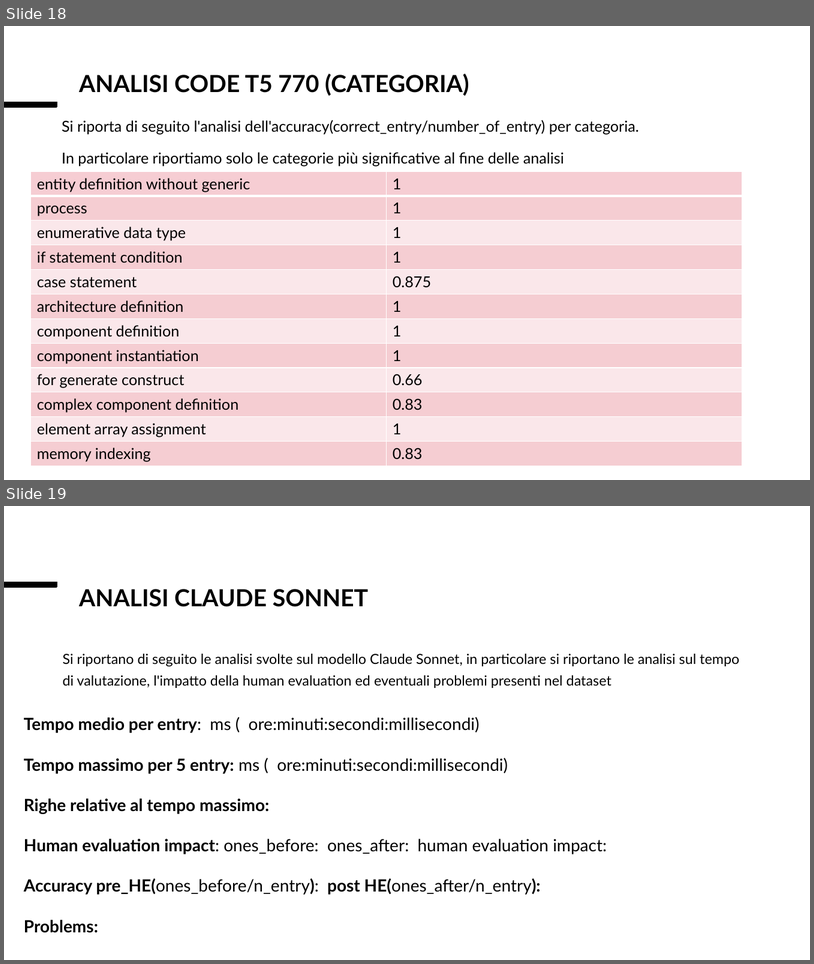
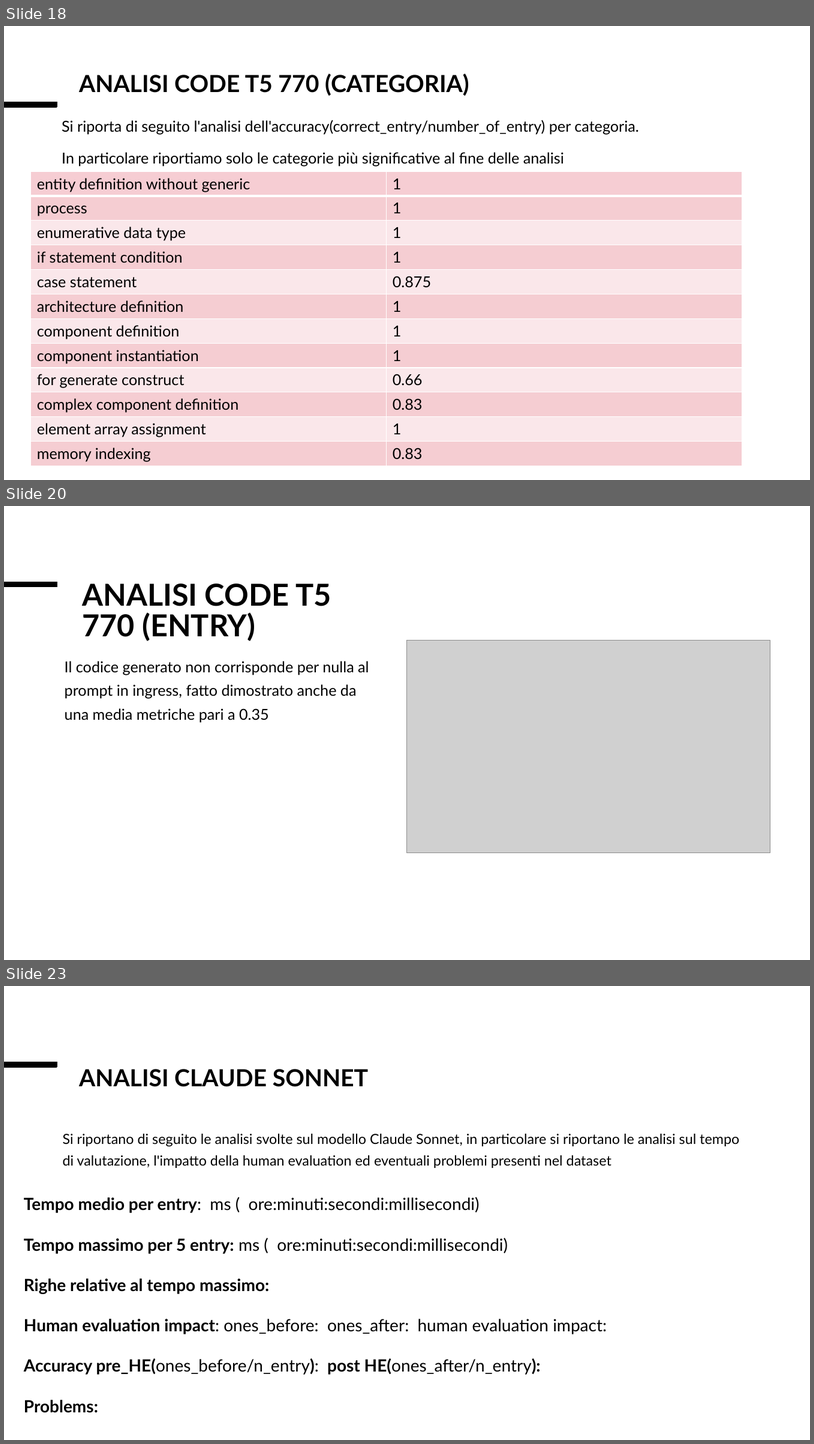
Before and after one commit to Simpronic/Tesi_Generatore_VHDL, a slide deck: altro/Presentazione_risultati.pptx. Shown one above the other, each under a label of ours: slides 18 and 19 before the commit, slides 18, 20 and 23 after it; the slides between them are not shown. The pictures are 814x964 and 814x1444 pixels, drawn with LibreOffice and Linux fonts; fonts in the diff are those of the drawing; grey boxes stand for pictures. Boxes give left, top, right and bottom in pixels: in the first picture for what was removed or moved away, otherwise in the second. Text is boxed around its words. In the diff, an @@ line names an element or a change of style, - is before the commit and + after.

```diff
--- a/altro/Presentazione_risultati.pptx
+++ b/altro/Presentazione_risultati.pptx
@@ slide 20 added at (x1=4, y1=506, x2=810, y2=960), background #FFFFFF @@
@@ line added from (4, 585) to (57, 585), #000000 6.75 pt @@
@@ title added at (x1=82, y1=583, x2=331, y2=641), 36 pt, text #000000, bold @@
+ANALISI CODE T5 770 (ENTRY)
@@ picture added at (x1=408, y1=640, x2=771, y2=853) @@
@@ text added at (x1=65, y1=661, x2=369, y2=722), 18 pt, text #000000 @@
+Il codice generato non corrisponde per nulla al prompt in ingress, fatto dimostrato anche da una media metriche pari a 0.35
@@ what was slide 19 is now slide 23 @@
```
Also in this commit, not shown: 3 other slides added, 5 other files.
